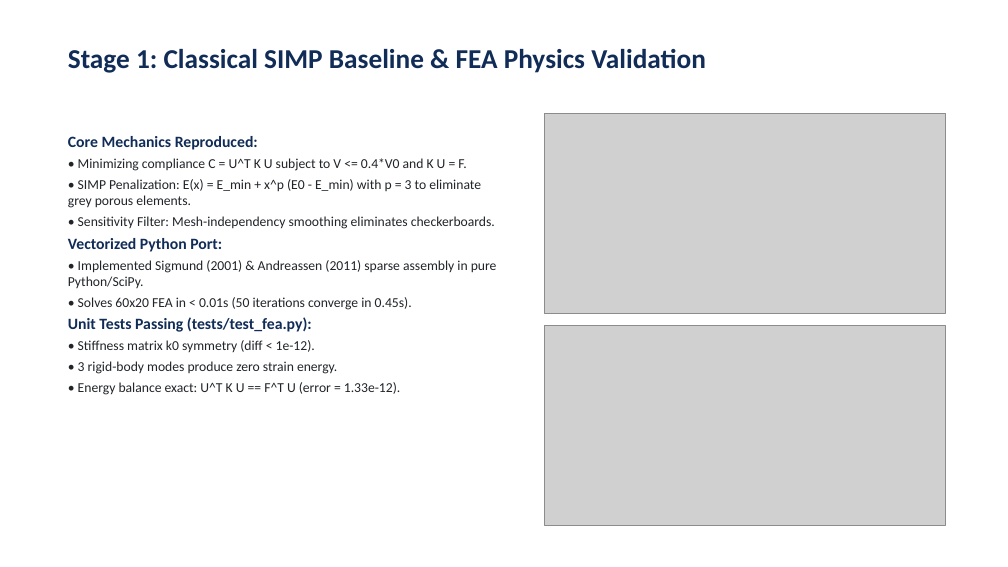
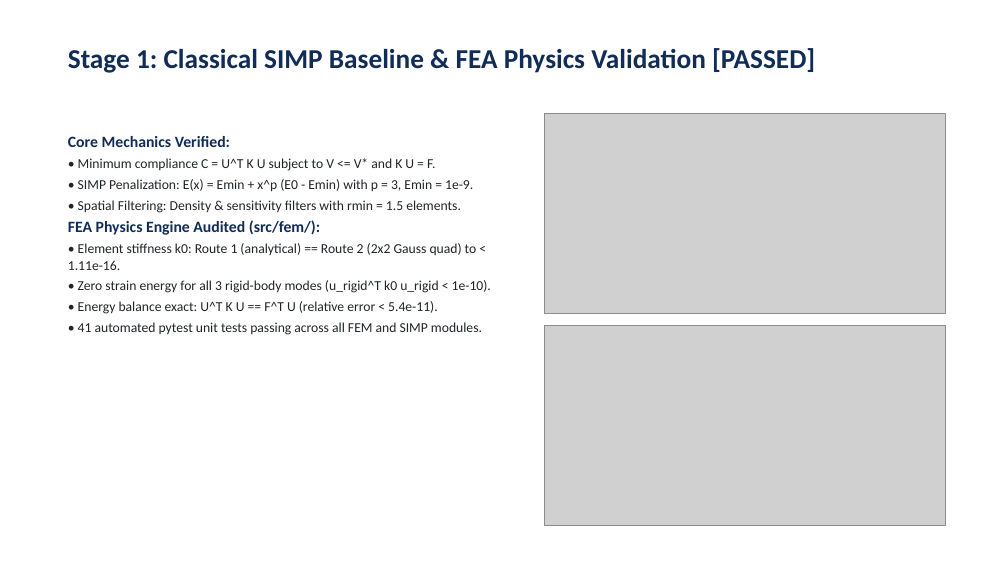
Before and after one commit to praveenantemass123/topology-optimization-rl, a slide deck: slide 2 of BTP_TopOpt_RL_Progress_Praveen.pptx. Drawn at 1008x567 pixels with LibreOffice and Linux fonts; fonts in the diff are those of the drawing; grey boxes stand for pictures. Boxes give left, top, right and bottom in pixels: in the first picture for what was removed or moved away, otherwise in the second. Text is boxed around its words. In the diff, an @@ line names an element or a change of style, - is before the commit and + after.

Commit message:
Audit complete: Gate 3 3-seed evaluation, reward consistency, automated CSV regeneration, and root cleanup

```diff
--- a/BTP_TopOpt_RL_Progress_Praveen.pptx
+++ b/BTP_TopOpt_RL_Progress_Praveen.pptx
@@ text at box(68, 48, 815, 73): text changed @@
-Stage 1: Classical SIMP Baseline & FEA Physics Validation
+Stage 1: Classical SIMP Baseline & FEA Physics Validation [PASSED]
@@ text at box(68, 136, 491, 335): text changed @@
-Core Mechanics Reproduced:
-• Minimizing compliance C = U^T K U subject to V <= 0.4*V0 and K U = F.
-• SIMP Penalization: E(x) = E_min + x^p (E0 - E_min) with p = 3 to eliminate grey porous elements.
-• Sensitivity Filter: Mesh-independency smoothing eliminates checkerboards.
-Vectorized Python Port:
-• Implemented Sigmund (2001) & Andreassen (2011) sparse assembly in pure Python/SciPy.
-• Solves 60x20 FEA in < 0.01s (50 iterations converge in 0.45s).
-Unit Tests Passing (tests/test_fea.py):
-• Stiffness matrix k0 symmetry (diff < 1e-12).
-• 3 rigid-body modes produce zero strain energy.
-• Energy balance exact: U^T K U == F^T U (error = 1.33e-12).
+Core Mechanics Verified:
+• Minimum compliance C = U^T K U subject to V <= V* and K U = F.
+• SIMP Penalization: E(x) = Emin + x^p (E0 - Emin) with p = 3, Emin = 1e-9.
+• Spatial Filtering: Density & sensitivity filters with rmin = 1.5 elements.
+FEA Physics Engine Audited (src/fem/):
+• Element stiffness k0: Route 1 (analytical) == Route 2 (2x2 Gauss quad) to < 1.11e-16.
+• Zero strain energy for all 3 rigid-body modes (u_rigid^T k0 u_rigid < 1e-10).
+• Energy balance exact: U^T K U == F^T U (relative error < 5.4e-11).
+• 41 automated pytest unit tests passing across all FEM and SIMP modules.
```
Also in this commit, not shown: 4 other slides changed, 1 slide added, 1 slide removed, 20 other files.
